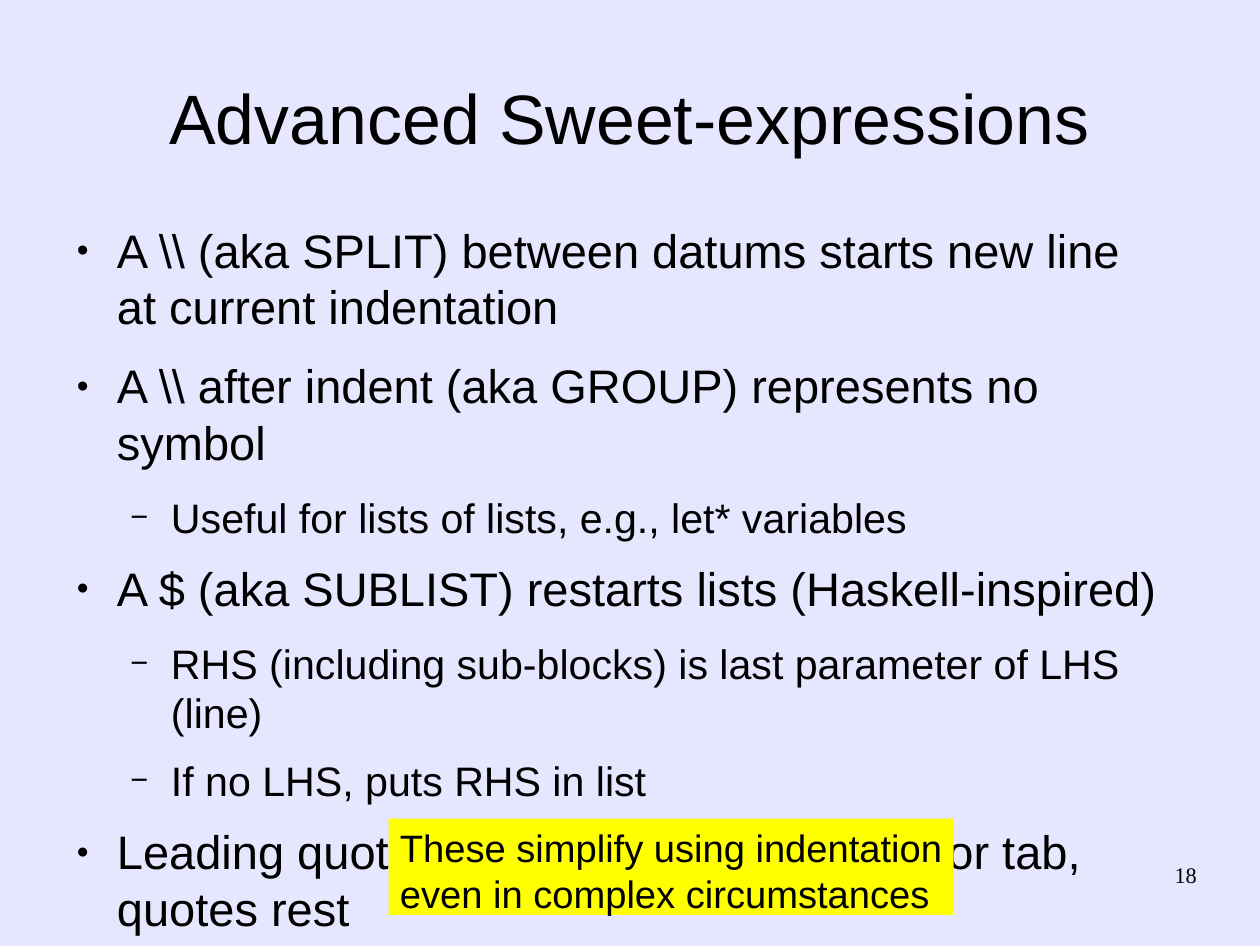
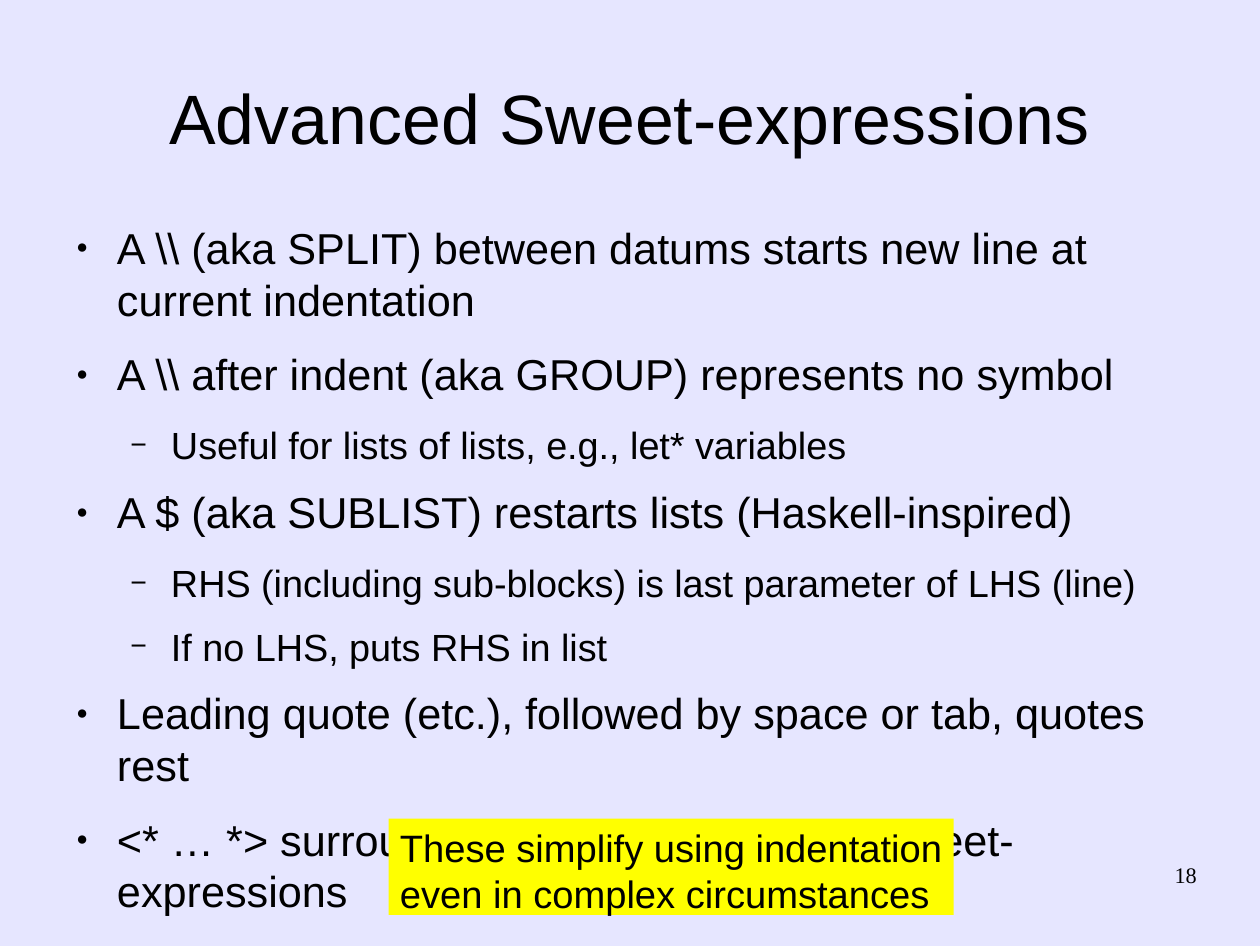
Before and after one commit to martin12333/Readable-Lisp-S-expressions, a slide deck: slide 18 of readable-s-expressions.odp. Drawn at 1260x946 pixels with LibreOffice and Linux fonts; fonts in the diff are those of the drawing. Boxes give left, top, right and bottom in pixels: in the first picture for what was removed or moved away, otherwise in the second. Text is boxed around its words. In the diff, an @@ line names an element or a change of style, - is before the commit and + after.

```diff
--- a/readable-s-expressions.odp
+++ b/readable-s-expressions.odp
@@ text at <box>117,232,1145,782</box>: size 29.6 to 27.2 pt in "A \\ (aka SPLIT) between datums starts ...", "A \\ after indent (aka GROUP) represents ...", "A $ (aka SUBLIST) restarts lists (Haskell-inspired)", "Leading quote (etc.), followed by space or ..."; size 25.9 to 23.8 pt in "Useful for lists of lists, e.g., let* ...", "RHS (including sub-blocks) is last parameter of ...", "If no LHS, puts RHS in list" @@
@@ text at <box>280,821,1013,864</box>: paragraphs added @@
+● <* … *> surrounds a collecting list of 0+ sweet-expressions
+  − Restarts indentation; useful for let... and module definitions
```
Also in this commit, not shown: 4 other slides changed.
